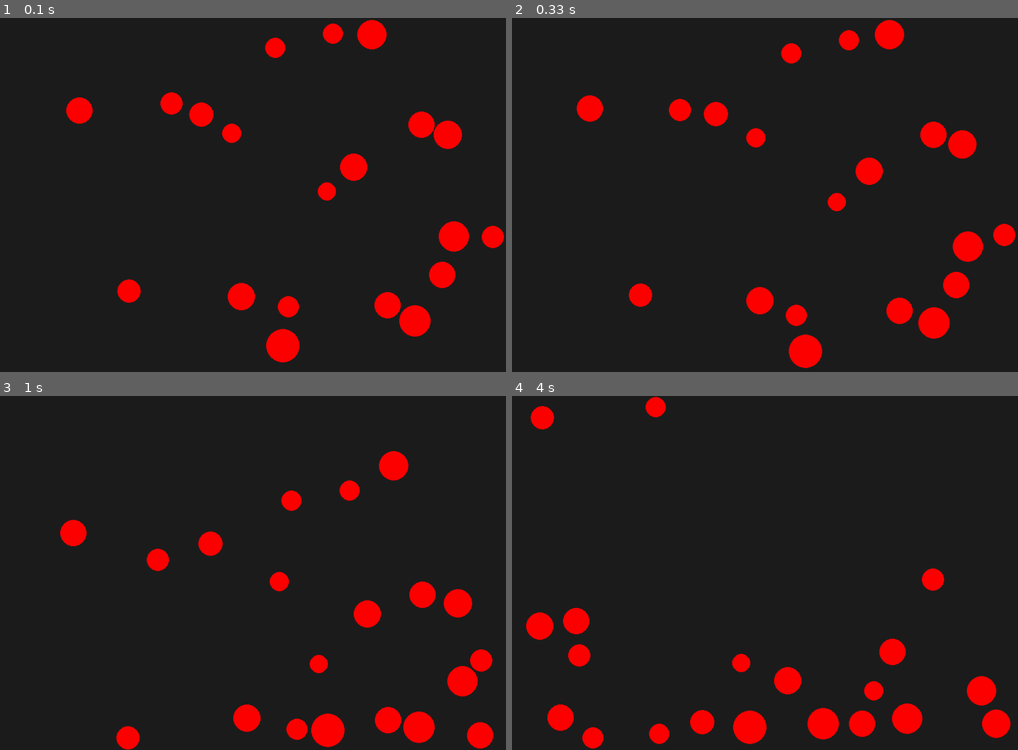
Above: before the commit, frames 1-4 (two rows, left to right).
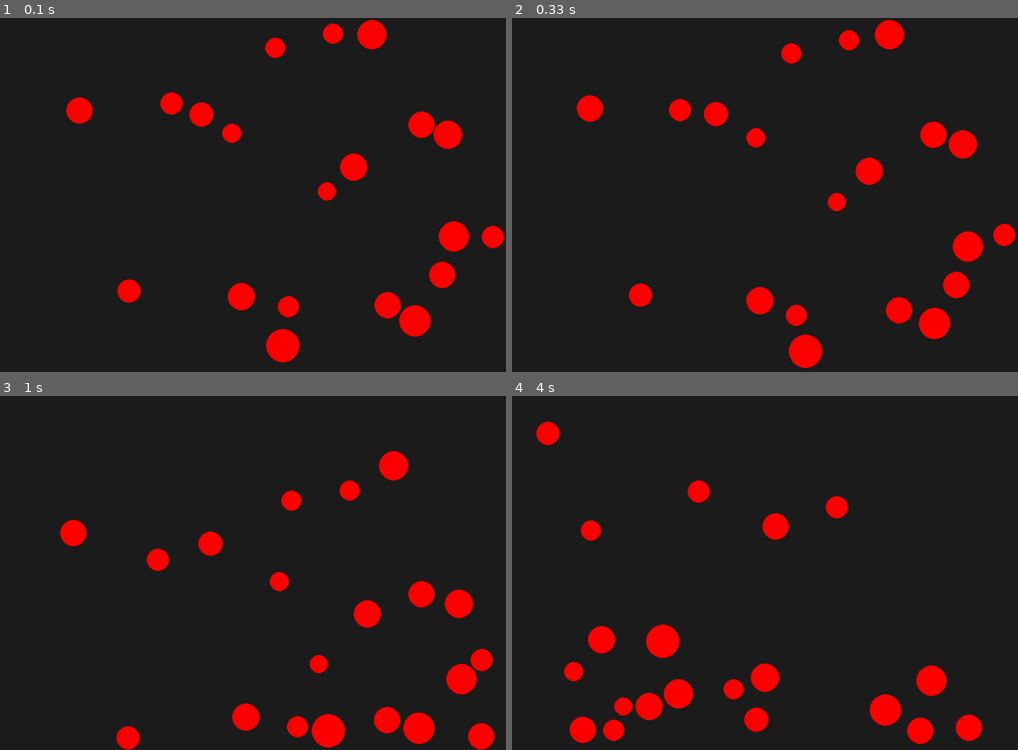
Above: after the commit, the same moments.

Repository: wedrownix/Symulator_fizyczny
Game: pygame game, started from Collisions.py
Same seed, same stepped clock (60 frames per second), same inputs: the game is played once before the commit and once after it.
Inputs:
- Up to frame 1 (0.1 s): no input
- Up to frame 2 (0.33 s): no input
- Up to frame 3 (1 s): no input
- Up to frame 4 (4 s): no input

Frame 1 is identical in both runs. In frame 2, 0.1% of the frame differs, in the area x 73-92%, y 31-91%; in frame 3, 0.6%; in frame 4, 11%, in the area x 2-99%, y 0-100%.

Commit message:
Dodatkowe uwagi

Diff:
--- a/Collisions.py
+++ b/Collisions.py
@@ -84,7 +84,7 @@
         self.dt = 1.0 / 60.0
         self.worldSize = Vector2(simWidth, simHeight)
         self.balls = []
-        self.restitution = 0.9
+        self.restitution = 0.99
 
 scene = PhysicsScene()
 
@@ -126,7 +126,7 @@
     b1.pos.add(dir, -corr)
     b2.pos.add(dir, corr)
 
-    v1 = b1.vel.dot(dir)
+    v1 = b1.vel.dot(dir) #Ustalam prędkość wzdłuż osi zderzenia - rzut prędkości całkowitej na oś zderzenia
     v2 = b2.vel.dot(dir)
 
     m1 = b1.mass
